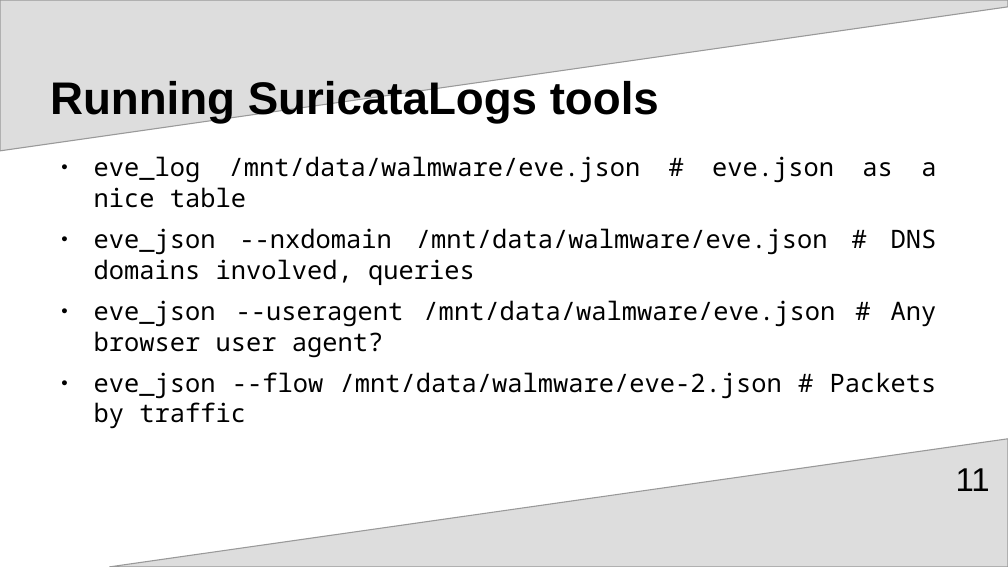
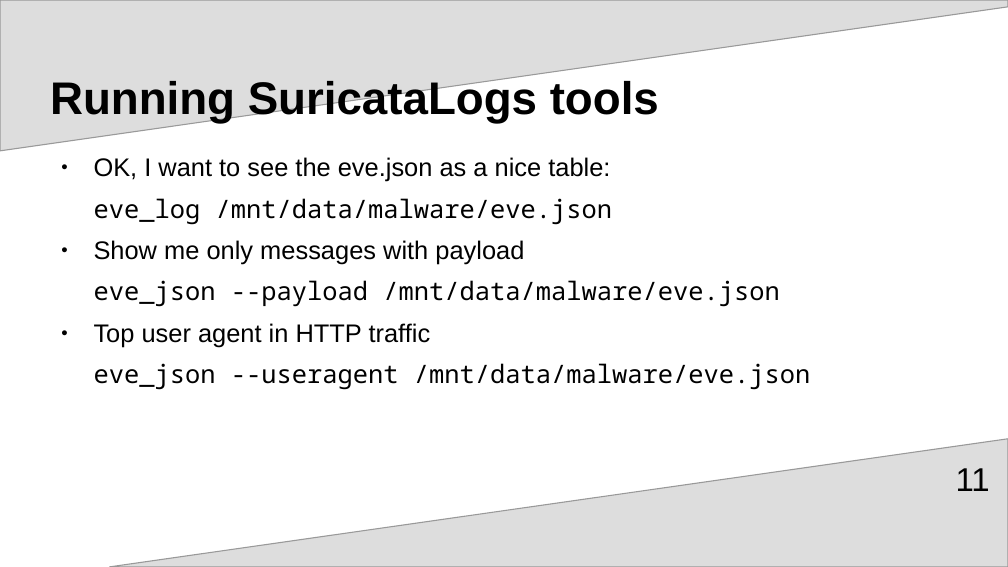
Before and after one commit to josevnz/SuricataLog, a slide deck: slide 11 of pre_SuriCon_2024/SuricataLog.odp. Drawn at 1008x567 pixels with LibreOffice and Linux fonts; fonts in the diff are those of the drawing. Boxes give left, top, right and bottom in pixels: in the first picture for what was removed or moved away, otherwise in the second. Text is boxed around its words. In the diff, an @@ line names an element or a change of style, - is before the commit and + after.

Commit message:
Updated presentation with fixes.

```diff
--- a/pre_SuriCon_2024/SuricataLog.odp
+++ b/pre_SuriCon_2024/SuricataLog.odp
@@ text at bbox=[94, 157, 811, 390]: text changed @@
-● eve_log /mnt/data/walmware/eve.json # eve.json as a nice table
-● eve_json --nxdomain /mnt/data/walmware/eve.json # DNS domains involved, queries
-● eve_json --useragent /mnt/data/walmware/eve.json # Any browser user agent?
-● eve_json --flow /mnt/data/walmware/eve-2.json # Packets by traffic
+● OK, I want to see the eve.json as a nice table:
+eve_log /mnt/data/malware/eve.json
+● Show me only messages with payload
+eve_json --payload /mnt/data/malware/eve.json
+● Top user agent in HTTP traffic
+eve_json --useragent /mnt/data/malware/eve.json
```
Also in this commit, not shown: 5 other slides changed, 1 slide removed.
